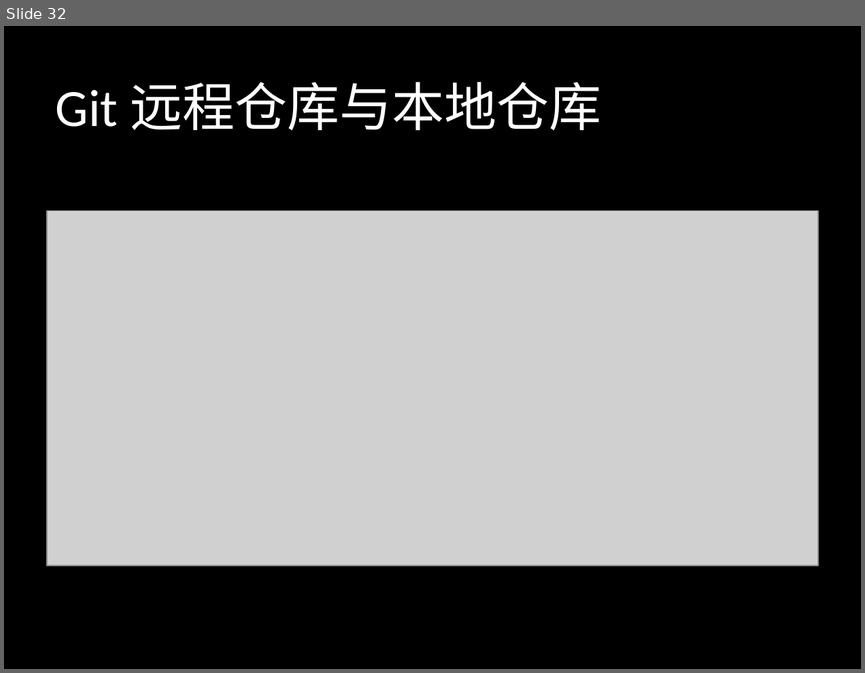
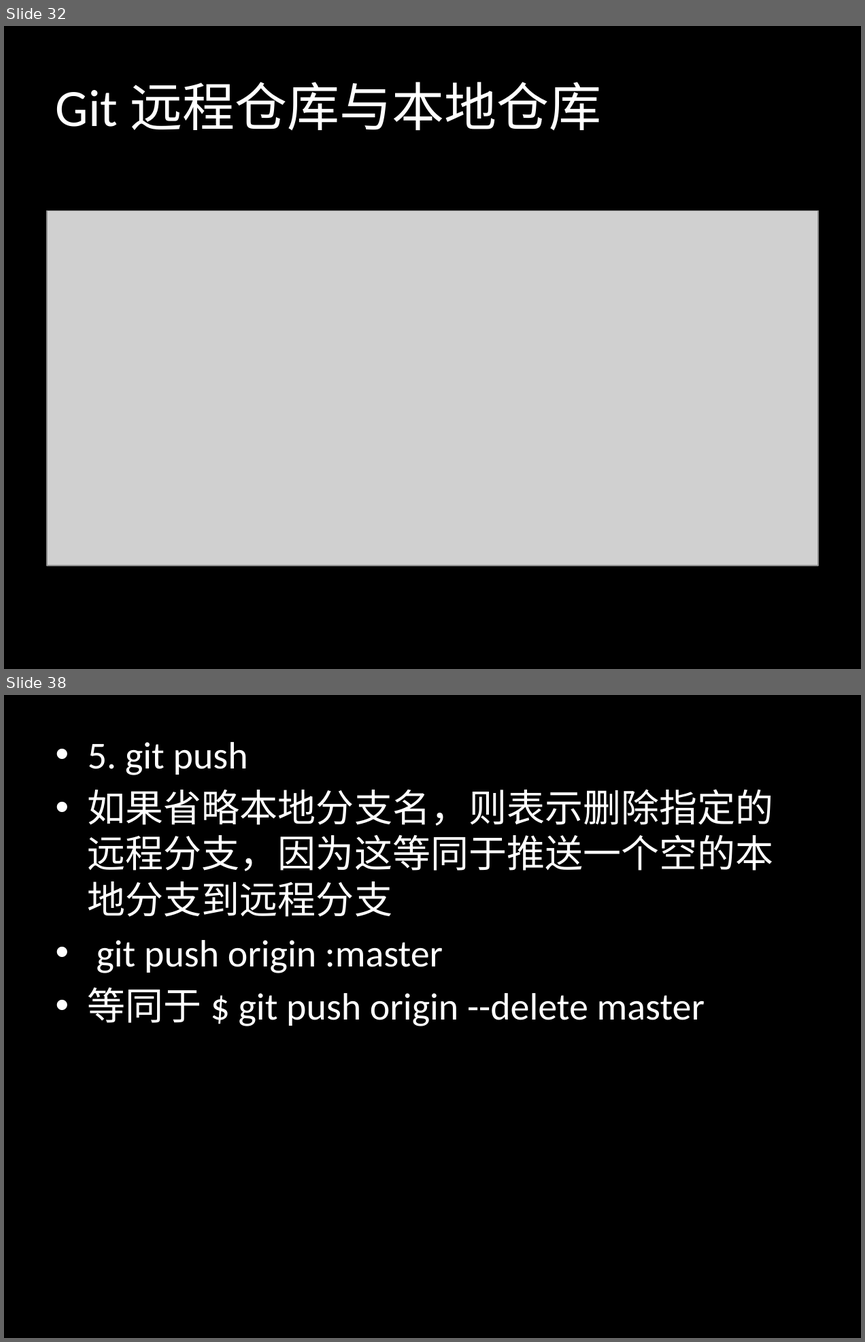
Before and after one commit to sontekliu/git-book, a slide deck: Git.pptx. Shown one above the other, each under a label of ours: slide 32 before the commit, slides 32 and 38 after it; the slides between them are not shown. The pictures are 865x673 and 865x1342 pixels, drawn with LibreOffice and Linux fonts; fonts in the diff are those of the drawing; grey boxes stand for pictures. Boxes give left, top, right and bottom in pixels: in the first picture for what was removed or moved away, otherwise in the second. Text is boxed around its words. In the diff, an @@ line names an element or a change of style, - is before the commit and + after.

```diff
--- a/Git.pptx
+++ b/Git.pptx
@@ slide 38 added at (4,695,861,1338), background #000000 @@
@@ text added at (88,742,773,1026), 32 pt, text #FFFFFF @@
+• 5. git push
+• 如果省略本地分支名，则表示删除指定的远程分支，因为这等同于推送一个空的本地分支到远程分支
+• git push origin :master
+• 等同于 $ git push origin --delete master
```
Also in this commit, not shown: 5 other slides added.
